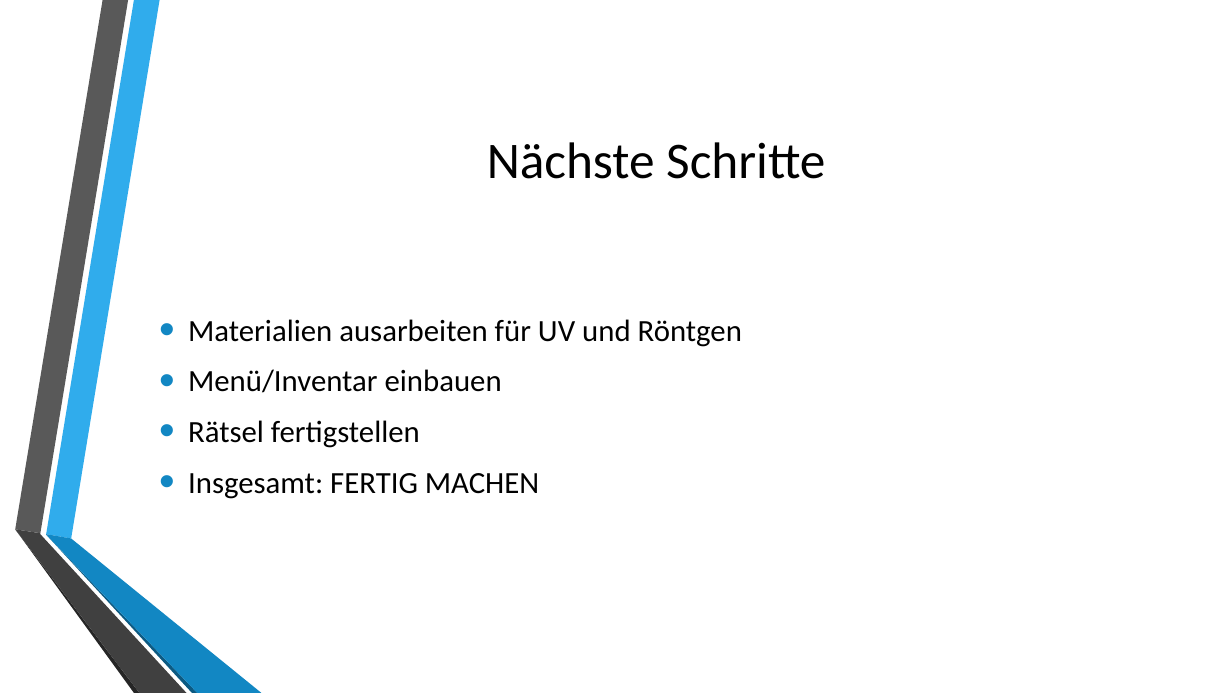
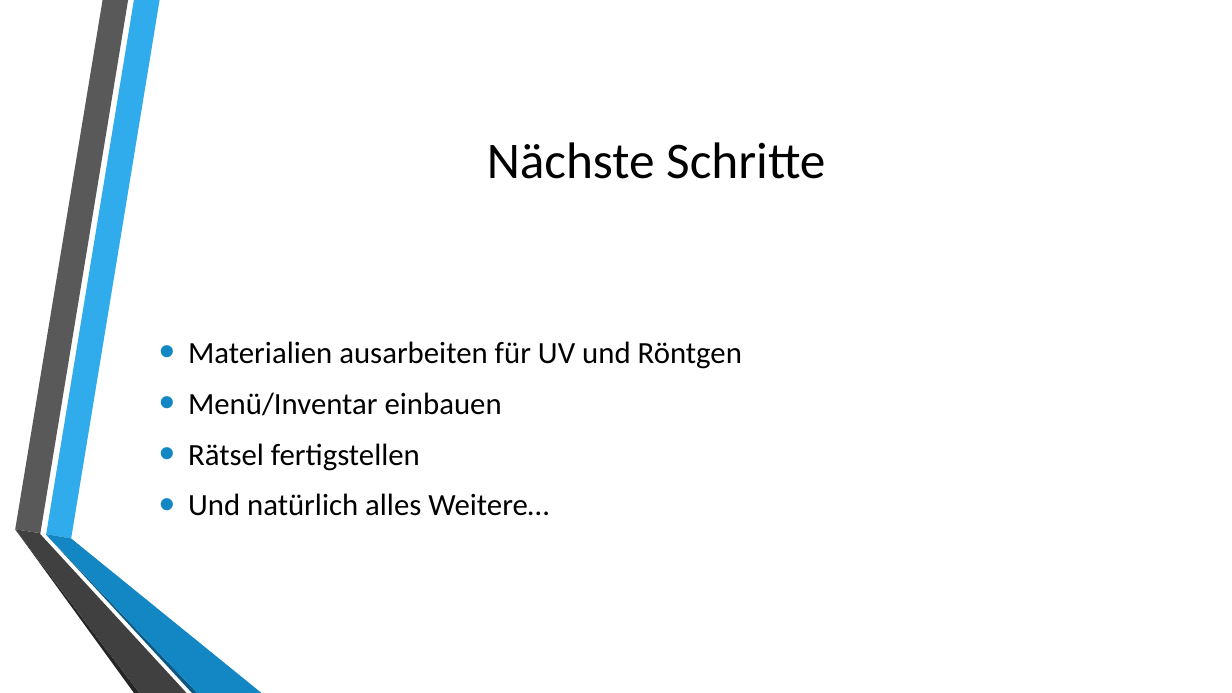
Before and after one commit to Rameos/PSMG_Team_EasyNote, a slide deck: slide 10 of Docs/Das fremde Ich Sprint3.pptx (slide 9 before the commit). Drawn at 1232x693 pixels with LibreOffice and Linux fonts; fonts in the diff are those of the drawing; background and template pictures are left out. Boxes give left, top, right and bottom in pixels: in the first picture for what was removed or moved away, otherwise in the second. Text is boxed around its words. In the diff, an @@ line names an element or a change of style, - is before the commit and + after.

```diff
--- a/Docs/Das fremde Ich Sprint3.pptx
+++ b/Docs/Das fremde Ich Sprint3.pptx
@@ text at [188, 493, 549, 516]: text changed @@
-• Insgesamt: FERTIG MACHEN
+• Und natürlich alles Weitere…
```
Also in this commit, not shown: 3 other slides changed, 1 slide added, 1 other file.
